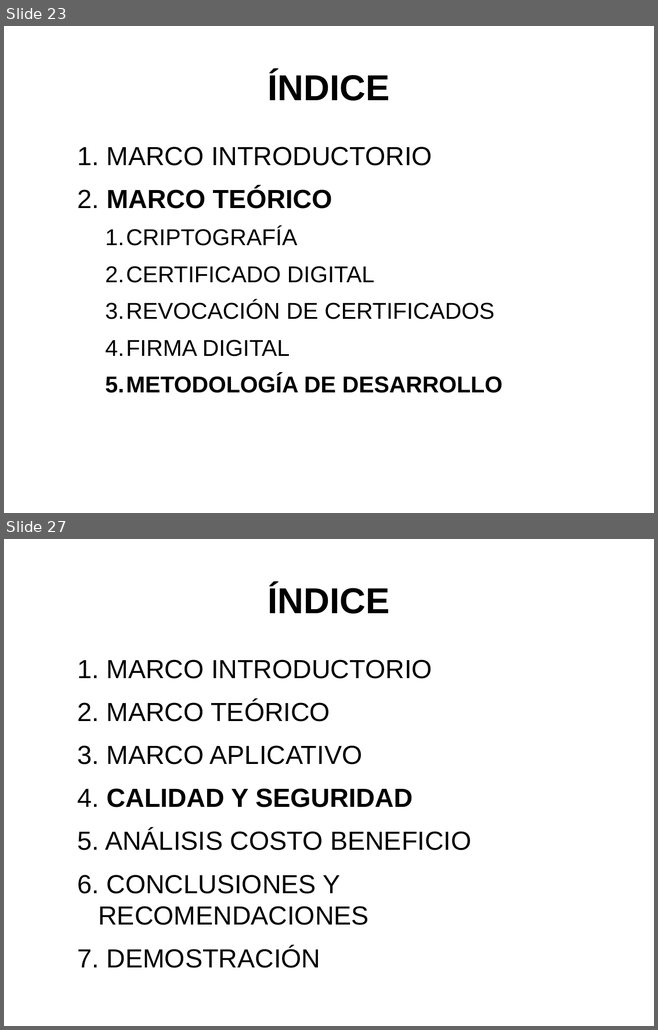
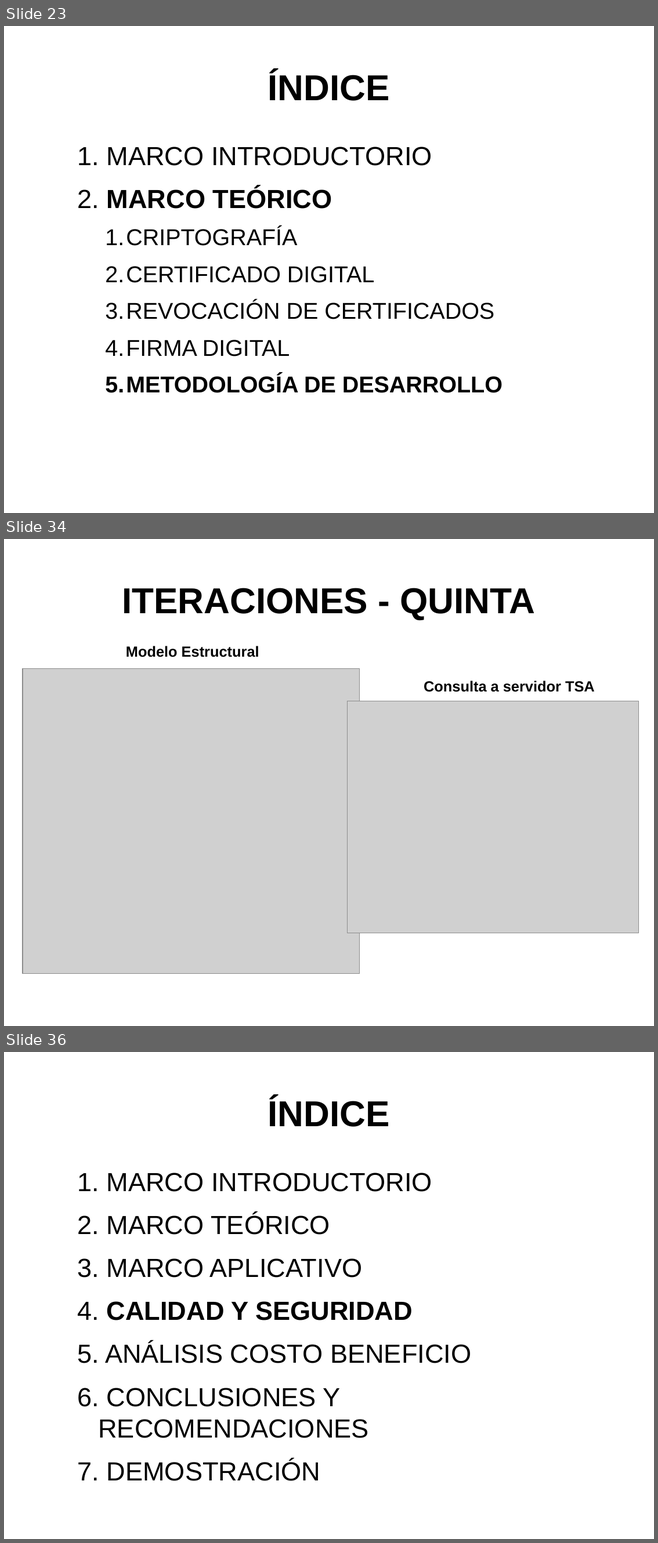
Before and after one commit to artmint/proyectoG, a slide deck: PRESENTACION - PROYECTO.odp. Shown one above the other, each under a label of ours: slides 23 and 27 before the commit, slides 23, 34 and 36 after it; the slides between them are not shown. The pictures are 658x1030 and 658x1543 pixels, drawn with LibreOffice and Linux fonts; fonts in the diff are those of the drawing; grey boxes stand for pictures. Boxes give left, top, right and bottom in pixels: in the first picture for what was removed or moved away, otherwise in the second. Text is boxed around its words. In the diff, an @@ line names an element or a change of style, - is before the commit and + after.

```diff
--- a/PRESENTACION - PROYECTO.odp
+++ b/PRESENTACION - PROYECTO.odp
@@ slide 34 added at (4,539,654,1026), background #FFFFFF @@
@@ title added at (122,588,535,620), 44 pt, text #000000, bold @@
+ITERACIONES - QUINTA
@@ text added at (126,646,259,657), 18 pt, text #000000, bold @@
+Modelo Estructural
@@ picture added at (23,669,359,973) @@
@@ text added at (423,681,594,692), 18 pt, text #000000, bold @@
+Consulta a servidor TSA
@@ picture added at (348,702,639,934) @@
@@ what was slide 27 is now slide 36 @@
```
Also in this commit, not shown: 6 slides changed, 15 other slides added, 2 slides removed, 21 other files.
